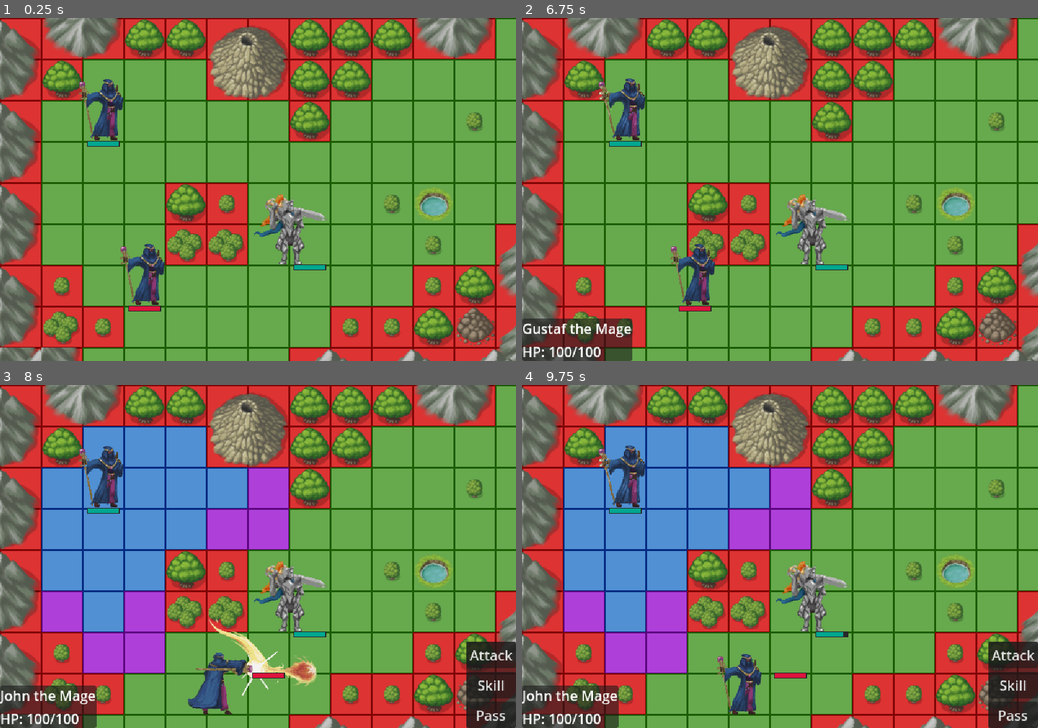
Above: before the commit, frames 1-4 (two rows, left to right).
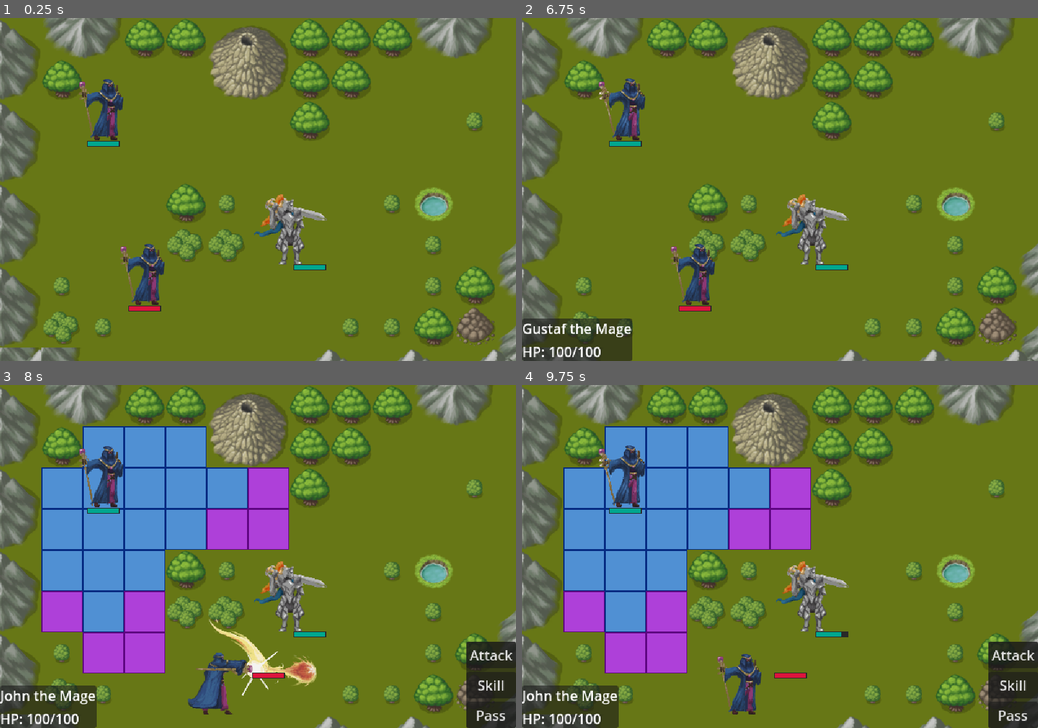
Above: after the commit, the same moments.

Repository: julKara/Defeat_the_Demonlord
Game: Godot game, scene res://world.tscn
Two runs of this game, one before a commit and one after it. Both use one fixed random seed, a clock stepped at 60 frames per second and the inputs below.
Inputs (mouse positions are in pixels of both pictures, inside the frame that each line leads up to):
- Up to frame 1 (0.25 s): no input
- Up to frame 2 (6.75 s): move the mouse to (893, 172) at 0.52 s; press the mouse at (893, 172) at 0.53 s; move the mouse to (676, 206) at 1.27 s; release the mouse at (676, 206) at 1.28 s; click (676, 206) at 1.35 s; tap Enter at 2, 3.5 s; move the mouse to (831, 114) at 2.02 s; press the mouse at (831, 114) at 2.03 s; tap Space at 2.75 s; move the mouse to (754, 258) at 2.77 s; release the mouse at (754, 258) at 2.78 s; click (754, 258) at 2.85 s; move the mouse to (934, 240) at 3.52 s; press the mouse at (934, 240) at 3.53 s; move the mouse to (625, 138) at 4.27 s; release the mouse at (625, 138) at 4.28 s; click (625, 138) at 4.35 s; click "Attack" at 5 s; click "Skill" at 5.75 s; click "Pass" at 6.5 s
- Up to frame 3 (8 s): move the mouse to (283, 556) at 7.27 s; press the mouse at (283, 556) at 7.28 s
- Up to frame 4 (9.75 s): release the mouse at (805, 556) at 8 s; click "Attack" at 8 s; click "Skill" at 8.75 s; click "Pass" at 9.5 s

The runs differ from the first frame. In frame 1, 77% of the frame differs, in the area x 0-100%, y 0-100%; in frame 2, 77%; in frame 3, 54%; in frame 4, 54%.

Commit message:
Split tilemap into invisible terrain rules and visible character range

Diff:
--- a/src/Level/GUI/stand_button.gd
+++ b/src/Level/GUI/stand_button.gd
@@ -1,6 +1,7 @@
 extends Button
 @onready var character_manager: Node2D = $"../../../../../TileMapLayer/CharacterManager"
 @onready var tile_map: TileMap = $"../../../../../TileMap"
+@onready var range_tile_map: TileMap = $"../../../../../RangeTileMap"
 @onready var draw_path: Node2D = $"../../../../../DrawPath"
 @onready var actor_info: PanelContainer = $"../../../ActorInfo"
 @onready var actions_menu: PanelContainer = $"../.."
@@ -21,8 +22,8 @@
 		behaviour_node.start_position = tile_map.local_to_map(character_manager.current_character.global_position)
 
 	# Hide mobility and attack range
-	tile_map.clear_layer(1)
-	tile_map.clear_layer(2)
+	range_tile_map.clear_layer(0)
+	range_tile_map.clear_layer(1)
 
 	# Deselect character
 	behaviour_node.selected = false
--- a/src/Units/playable_unit.gd
+++ b/src/Units/playable_unit.gd
@@ -2,6 +2,7 @@
 
 # Refrences to objects
 @onready var tile_map: TileMap = $"../../../../TileMap"
+@onready var range_tile_map: TileMap = $"../../../../RangeTileMap"
 @onready var draw_path: Node2D = $"../../../../DrawPath"
 @onready var character_manager: Node2D = $"../../../CharacterManager"
 @onready var pass_turn: Button = $"../../../../GUI/Margin/ActionsMenu/VBoxContainer/Pass_Turn"
@@ -88,8 +89,8 @@
 	# Click to deselect character and hide move range
 	elif (selected == true and
 	tile_map.local_to_map(get_parent().get_global_mouse_position()) == tile_map.local_to_map(get_parent().global_position)):
-		tile_map.clear_layer(1)
-		tile_map.clear_layer(2)
+		range_tile_map.clear_layer(0)
+		range_tile_map.clear_layer(1)
 		selected = false
 		draw_path.hide()
 		get_parent().global_position = tile_map.map_to_local(start_position)
@@ -235,8 +236,8 @@
 	var mobility_path
 
 	# Reset prevoius highlight. Prevents highlighting several characters at once
-	tile_map.clear_layer(1)
-	tile_map.clear_layer(2)
+	range_tile_map.clear_layer(0)
+	range_tile_map.clear_layer(1)
 
 	# Go through the entire grid and highlight the tiles that are possible to move to
 	# depending on the characters mobility and the tiles that are within attack range
@@ -253,11 +254,11 @@
 
 			# Draw tiles with a path to it that is within the mobility range
 			if mobility_path.size() <= (mobility + 1): # mobility+1 since path includes start position
-				tile_map.set_cell(2, Vector2i(x,y), 0, Vector2i(0,1), 0)
+				range_tile_map.set_cell(1, Vector2i(x,y), 1, Vector2i(0,1), 0)
 
 			# Draw tiles with a path to it that is within the attack range
 			if mobility_path.size() <= (mobility + attack_range + 1): # mobility+1 since path includes start position
-				tile_map.set_cell(1, Vector2i(x,y), 0, Vector2i(1,1), 0)
+				range_tile_map.set_cell(0, Vector2i(x,y), 1, Vector2i(1,1), 0)
 
 	selected = true
 	get_parent().set_state(get_parent().UnitState.SELECTED)	# Update state to SELECTED
--- a/world.tscn
+++ b/world.tscn
@@ -45,6 +45,18 @@
 custom_data_layer_0/name = "walkable"
 custom_data_layer_0/type = 1
 sources/0 = SubResource("TileSetAtlasSource_hiqwa")
+
+[sub_resource type="TileSetAtlasSource" id="TileSetAtlasSource_70uel"]
+texture = ExtResource("1_70uel")
+texture_region_size = Vector2i(48, 48)
+0:0/0 = 0
+1:0/0 = 0
+0:1/0 = 0
+1:1/0 = 0
+
+[sub_resource type="TileSet" id="TileSet_hiqwa"]
+tile_size = Vector2i(48, 48)
+sources/1 = SubResource("TileSetAtlasSource_70uel")
 
 [sub_resource type="TileSetAtlasSource" id="TileSetAtlasSource_tlwt5"]
 texture = ExtResource("1_fj7yv")
@@ -186,13 +198,13 @@
 speed = 4.0
 metadata/_custom_type_script = "uid://dfeqtmcp7uacl"
 
-[sub_resource type="Resource" id="Resource_2u3nc"]
+[sub_resource type="Resource" id="Resource_ikiii"]
 resource_local_to_scene = true
 script = ExtResource("5_70uel")
 curr_health = 100
 max_health = 100
 phys_attack = 20
-mag_attack = 50
+mag_attack = 60
 phys_defense = 10
 mag_defense = 30
 crit_chance = 10
@@ -234,13 +246,18 @@
 layer_2/name = "Effects2"
 
 [node name="Background" type="ColorRect" parent="."]
-visible = false
 custom_minimum_size = Vector2(600, 400)
 offset_right = 600.0
 offset_bottom = 400.0
 color = Color(0.405487, 0.46665, 0.0850288, 1)
 metadata/_edit_use_anchors_ = true
 
+[node name="RangeTileMap" type="TileMap" parent="."]
+tile_set = SubResource("TileSet_hiqwa")
+format = 2
+layer_0/name = "Effects1"
+layer_1/name = "Effects2"
+
 [node name="TileMapLayer" type="TileMapLayer" parent="."]
 tile_map_data = PackedByteArray("AAAHAAAAAQACAAEAAAAHAAEAAQACAAEAAAAGAAEAAQAFAAUAAAAHAAIAAQACAAEAAAAIAAAAAQACAAEAAAAJAA …(768 unchanged characters)…
 tile_set = SubResource("TileSet_f3sb7")
@@ -252,19 +269,19 @@
 
 [node name="playable_unit" parent="TileMapLayer/Actors" instance=ExtResource("1_f3sb7")]
 position = Vector2(120, 120)
-stats = SubResource("Resource_70uel")
+stats = SubResource("Resource_2u3nc")
 profile = ExtResource("6_ic0uy")
 is_friendly = true
 
 [node name="playable_unit2" parent="TileMapLayer/Actors" instance=ExtResource("1_f3sb7")]
 position = Vector2(360, 264)
-stats = SubResource("Resource_hiqwa")
+stats = SubResource("Resource_udxuc")
 profile = ExtResource("8_k3n1d")
 is_friendly = true
 
 [node name="enemy_unit" parent="TileMapLayer/Actors" instance=ExtResource("1_f3sb7")]
 position = Vector2(168, 312)
-stats = SubResource("Resource_2u3nc")
+stats = SubResource("Resource_ikiii")
 profile = ExtResource("10_udxuc")
 
 [node name="GUI" type="CanvasLayer" parent="."]
Not shown: 3 places in world.tscn that only renumber resources
